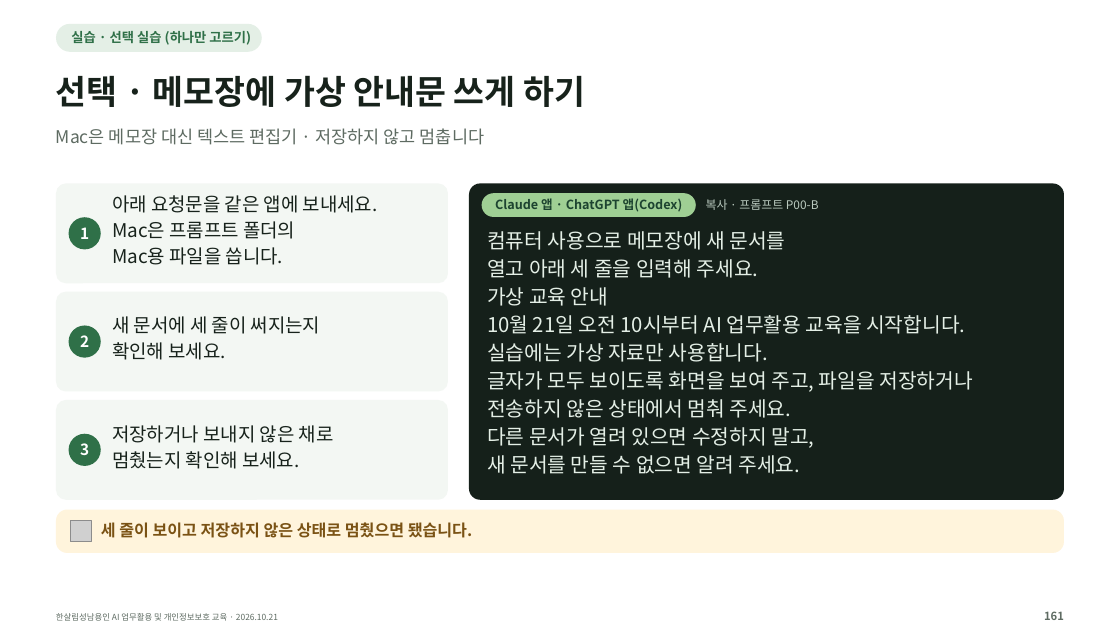
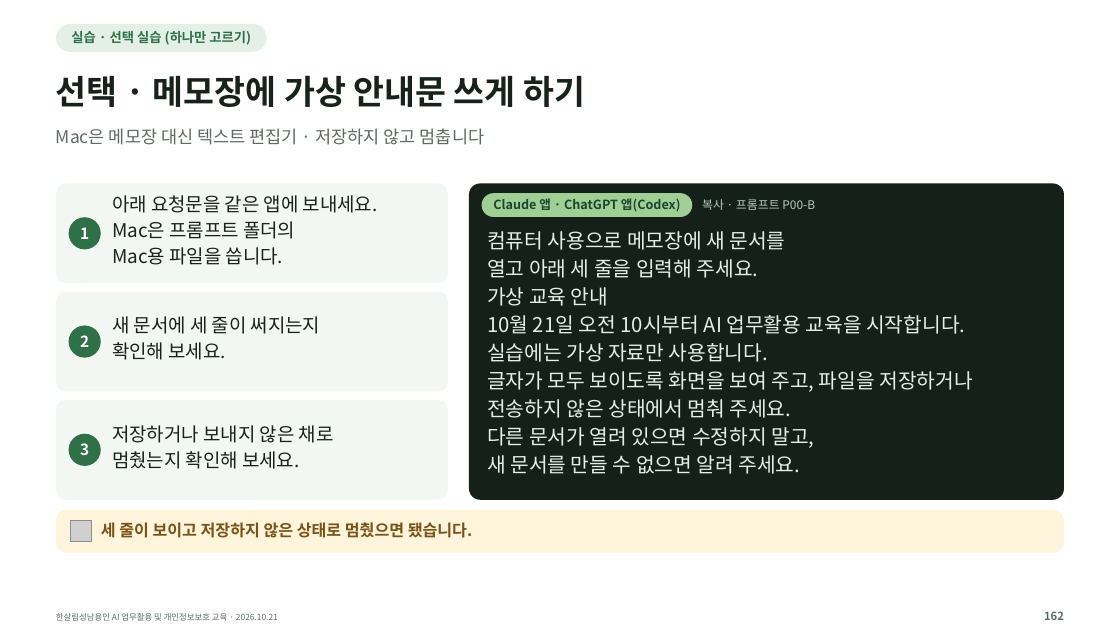
Before and after one commit to kscold/kscold-blog-version-2, a slide deck: slide 162 of apps/web/public/hansalim/files/한살림_AI교육_강의자료.pptx (slide 161 before the commit). Drawn at 1120x630 pixels with LibreOffice and Linux fonts; fonts in the diff are those of the drawing; grey boxes stand for pictures. Boxes give left, top, right and bottom in pixels: in the first picture for what was removed or moved away, otherwise in the second. Text is boxed around its words. In the diff, an @@ line names an element or a change of style, - is before the commit and + after.

```diff
--- a/apps/web/public/hansalim/files/한살림_AI교육_강의자료.pptx
+++ b/apps/web/public/hansalim/files/한살림_AI교육_강의자료.pptx
@@ rounded rectangle: place and size @@
-rounded rectangle at bbox=[56, 24, 262, 51]
+rounded rectangle at bbox=[56, 24, 267, 51]
@@ rounded rectangle: place and size @@
-rounded rectangle at bbox=[481, 193, 696, 217]
+rounded rectangle at bbox=[481, 193, 692, 217]
@@ text "복사 · 프롬프트 P00-B": place and size @@
-text "복사 · 프롬프트 P00-B" at bbox=[706, 199, 819, 210]
+text "복사 · 프롬프트 P00-B" at bbox=[702, 199, 815, 210]
```
Also in this commit, not shown: 151 other slides changed, 2 slides added, 1 slide removed, 3 other files.
